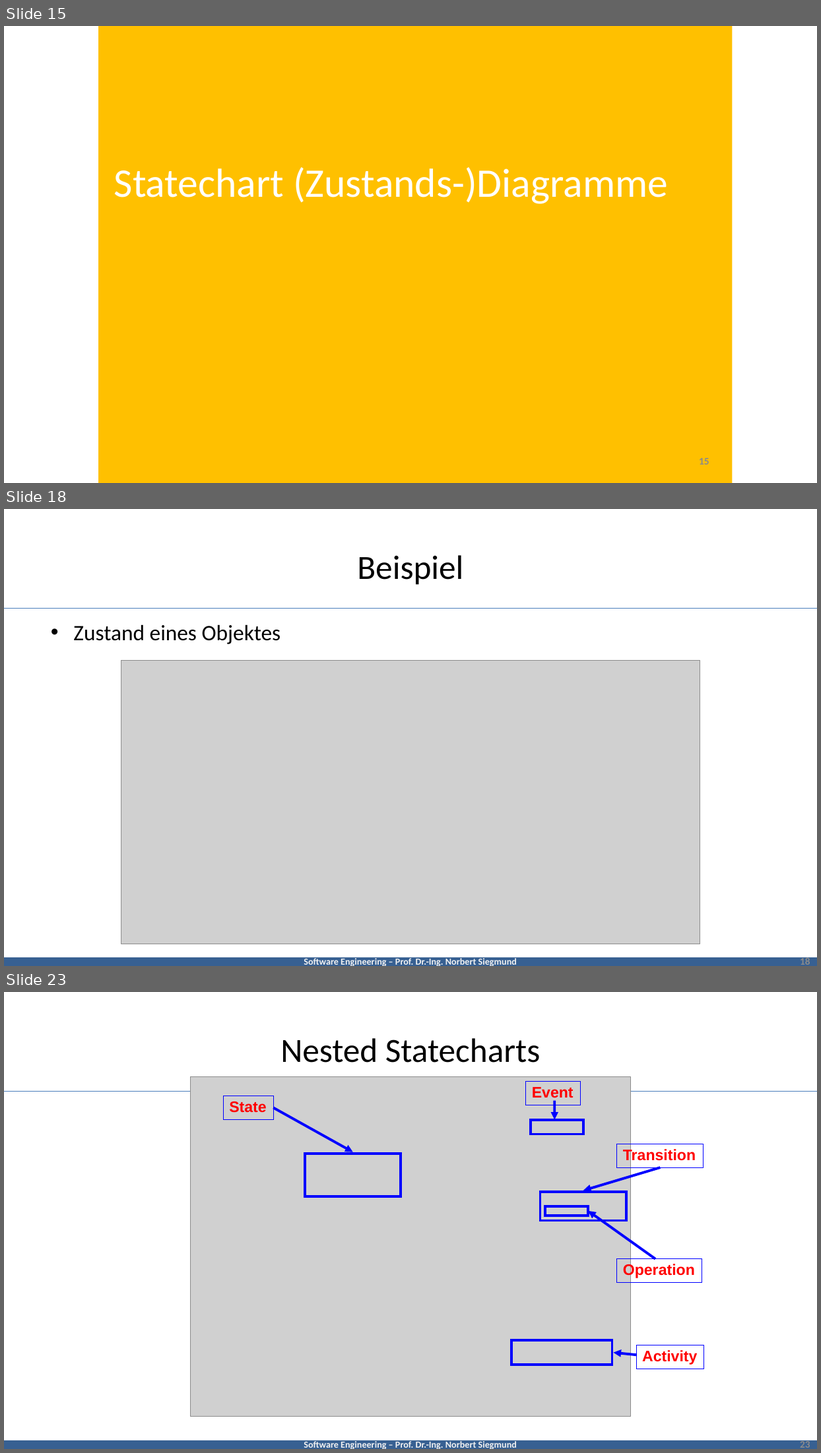
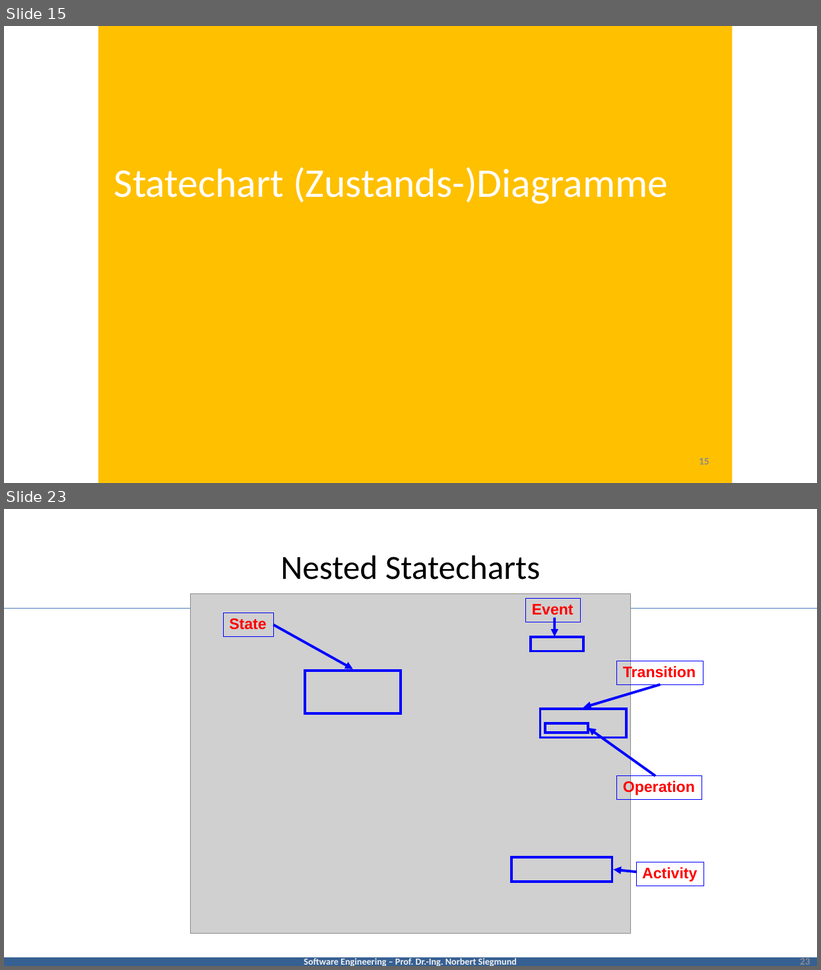
Before and after one commit to feigensp/lehre, a slide deck: se/slides/04_UML_Behaviour.pptx. Shown one above the other, each under a label of ours: slides 15, 18 and 23 before the commit, slides 15 and 23 after it; the slides between them are not shown. The pictures are 821x1453 and 821x970 pixels, drawn with LibreOffice and Linux fonts; fonts in the diff are those of the drawing; grey boxes stand for pictures. Boxes give left, top, right and bottom in pixels: in the first picture for what was removed or moved away, otherwise in the second. Text is boxed around its words. In the diff, an @@ line names an element or a change of style, - is before the commit and + after.

```diff
--- a/se/slides/04_UML_Behaviour.pptx
+++ b/se/slides/04_UML_Behaviour.pptx
@@ slide 18 removed at (4,509,817,966), background #FFFFFF; not listed: 2 template elements that a slide beside it also shows @@
@@ title removed at (357,555,463,585) @@
-Beispiel
@@ text removed at (73,625,281,644) @@
-• Zustand eines Objektes
@@ picture removed at (121,660,700,944) @@
@@ page number removed at (800,956,811,965) @@
-18
```
Also in this commit, not shown: 14 slides changed, 1 slide added.
